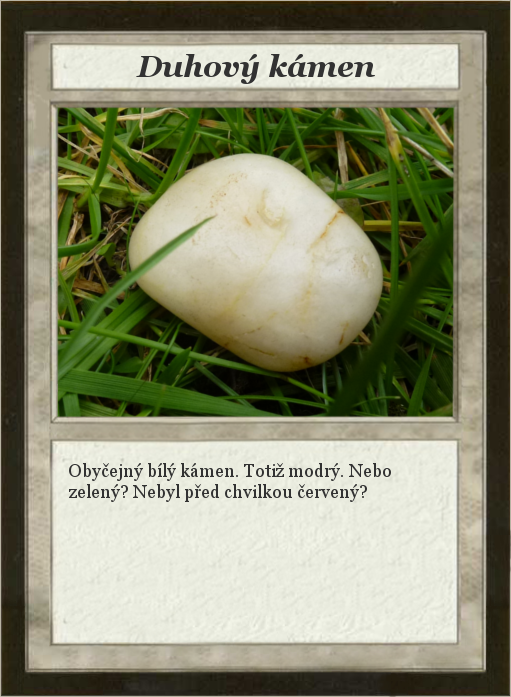
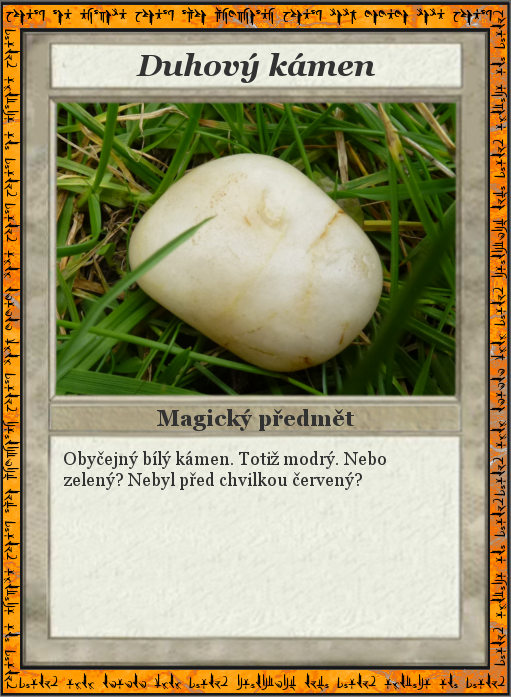
Layered file, before and after one edit (511 x 697). Changes by layer:
painted on "Duhový kámen" over [136, 53, 375, 84]
painted on "Obyčejný bílý kámen. Totiž mod..." over [64, 451, 391, 502]
added layer "Hobgoblin Rune Frame" above "Magický předmět" over [0, 0, 511, 697]
added layer "Magický předmět" above "Card" over [157, 409, 354, 431]
painted on "Card" over [0, 0, 511, 697]
removed layer "P1030088.jpg" over [0, 0, 511, 516]
removed layer "single-grey-pebble-isolated-on-260nw-140006956.png" over [40, 105, 475, 437]
added layer "Picture" above "Dwarven_marble_background.jpg" over [0, 0, 511, 516]
added layer "Dwarven_marble_background.jpg" over [13, 0, 511, 697]
